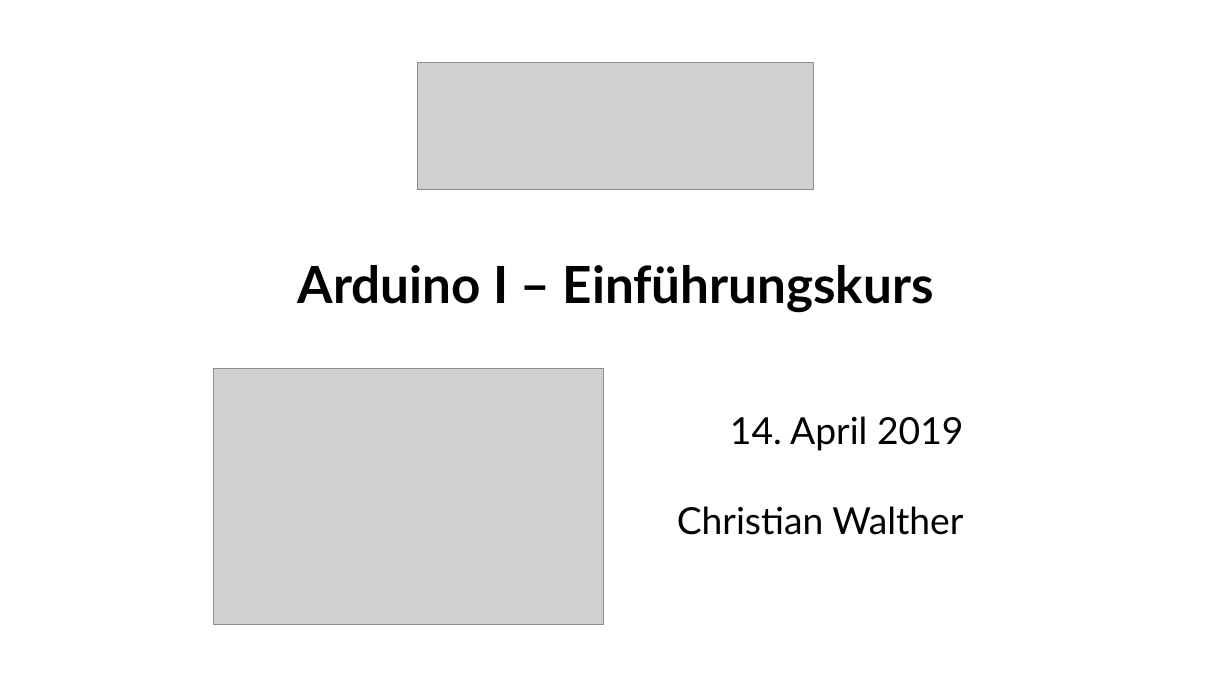
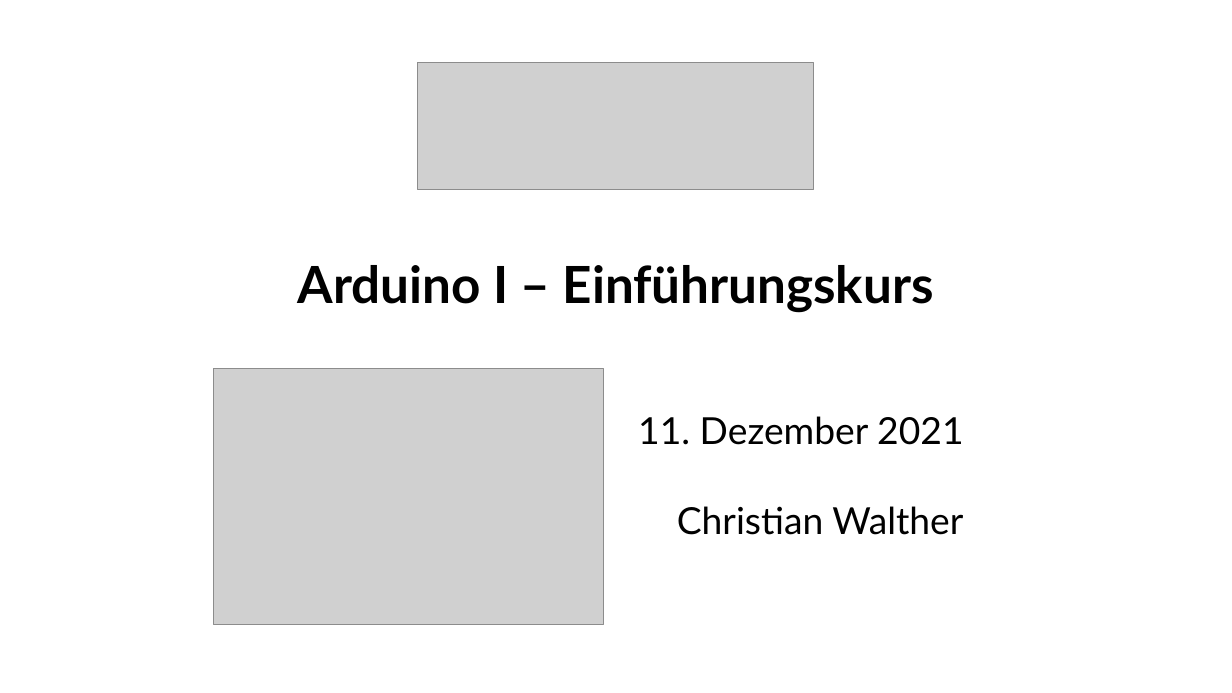
Before and after one commit to fablabwinti/workshop-arduino-1, a slide deck: slide 1 of ArduinoI.odp. Drawn at 1232x693 pixels with LibreOffice and Linux fonts; fonts in the diff are those of the drawing; grey boxes stand for pictures. Boxes give left, top, right and bottom in pixels: in the first picture for what was removed or moved away, otherwise in the second. Text is boxed around its words. In the diff, an @@ line names an element or a change of style, - is before the commit and + after.

```diff
--- a/ArduinoI.odp
+++ b/ArduinoI.odp
@@ text "11. Dezember 2021": place and size @@
-text "11. Dezember 2021" at [677,416,963,535]
+text "11. Dezember 2021" at [638,416,963,535]
@@ text at [638,416,963,445]: text changed @@
-14. April 2019
+11. Dezember 2021
```
Also in this commit, not shown: 4 other slides changed, 1 other file.
